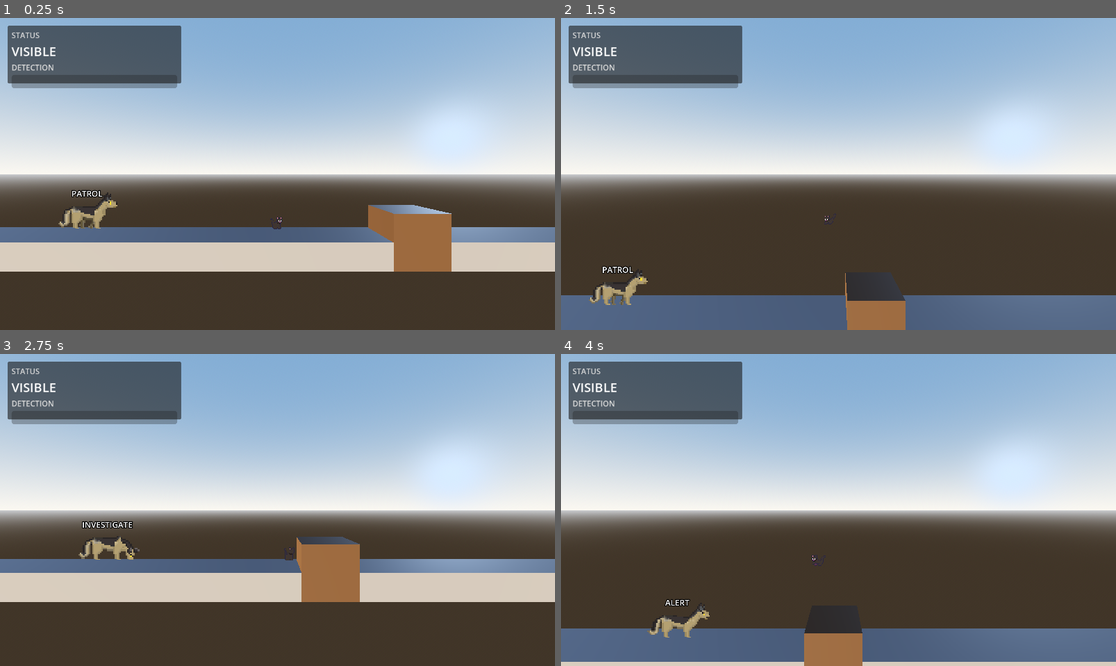
Above: before the commit, frames 1-4 (two rows, left to right).
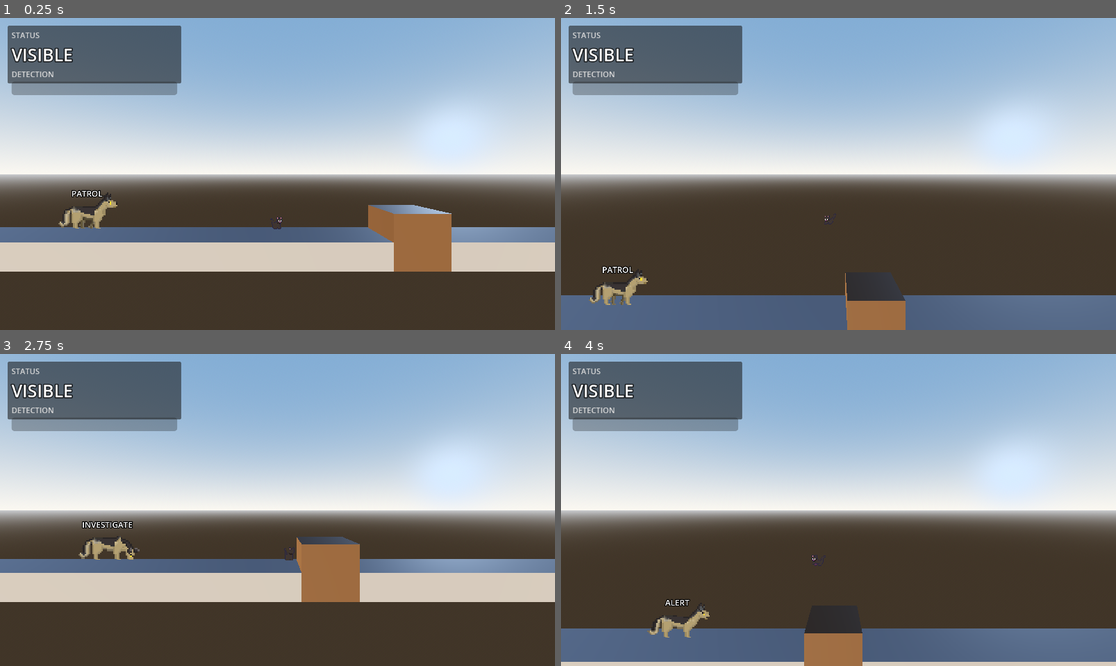
Above: after the commit, the same moments.

Repository: droptablestar/sneaky_cat2d
Game: Godot game, scene res://main.tscn
Two runs of this game, one before a commit and one after it. Both use one fixed random seed, a clock stepped at 60 frames per second and the inputs below.
Inputs (mouse positions are in pixels of both pictures, inside the frame that each line leads up to):
- Up to frame 1 (0.25 s): no input
- Up to frame 2 (1.5 s): tap Enter (ui_accept) at 0.5, 0.77 s; move the mouse to (960, 158) at 0.52 s; hold Right (ui_right) 0.53-1.28 s; tap F (hide_toggle) at 0.6 s; click (960, 158) at 0.67 s; move the mouse to (727, 189) at 1.27 s; hold Left (ui_left) from 1.28 s (still down); tap Space at 1.35 s
- Up to frame 3 (2.75 s): tap Enter (ui_accept) at 1.52 s; move the mouse to (333, 441) at 2.02 s; release Left (ui_left) at 2.03 s; hold Right (ui_right) from 2.03 s (still down); tap F (hide_toggle) at 2.1 s
- Up to frame 4 (4 s): move the mouse to (810, 572) at 2.77 s; tap Space at 2.85 s; click (810, 572) at 2.92 s; tap Enter (ui_accept) at 3.02, 3.77 s; move the mouse to (1005, 556) at 3.52 s; release Right (ui_right) at 3.53 s; hold Left (ui_left) from 3.53 s (still down); tap F (hide_toggle) at 3.6 s

The runs differ from the first frame. In frame 1, 1.8% of the frame differs, in the area x 1-32%, y 9-25%; in frame 2, 1.8%; in frame 3, 1.8%; in frame 4, 1.8%.

Commit message:
FIX: status panel

Diff:
--- a/src/player/player_controller.gd
+++ b/src/player/player_controller.gd
@@ -35,6 +35,10 @@
 
 
 func _ready() -> void:
+	# Add to player group for HUD to find
+	if not is_in_group("player"):
+		add_to_group("player")
+
 	# Set up Z-plane constraint
 	if constrain_z:
 		plane_z = global_position.z
--- a/src/ui/hud.gd
+++ b/src/ui/hud.gd
@@ -33,9 +33,7 @@
 	if _player and _player.has_signal("hidden_state_changed"):
 		_player.hidden_state_changed.connect(_on_player_hidden_state_changed)
 		# Initialize display with current state
-		_on_player_hidden_state_changed(
-			_player.is_hidden if _player.has_variable("is_hidden") else false
-		)
+		_on_player_hidden_state_changed(_player.is_hidden)
 
 	# Connect to enemy detection meter signal
 	if _enemy and _enemy.has_signal("detection_meter_changed"):
--- a/src/ui/hud.tscn
+++ b/src/ui/hud.tscn
@@ -16,6 +16,7 @@
 size_flags_vertical = 1
 
 [node name="Panel" type="Panel" parent="Root"]
+self_modulate = Color(1, 1, 1, 0.95)
 layout_mode = 0
 offset_left = 0.0
 offset_top = 0.0
@@ -37,9 +38,11 @@
 
 [node name="HiddenStatusLabel" type="Label" parent="Root/Panel/VBox"]
 unique_name_in_owner = true
-custom_minimum_size = Vector2(0, 32)
+custom_minimum_size = Vector2(0, 40)
 theme_override_constants/line_spacing = 6
-theme_override_font_sizes/font_size = 26
+theme_override_constants/outline_size = 8
+theme_override_colors/font_outline_color = Color(0, 0, 0, 0.8)
+theme_override_font_sizes/font_size = 36
 text = "VISIBLE"
 
 [node name="DetectionTitle" type="Label" parent="Root/Panel/VBox"]
Not shown, changed: .gitignore
